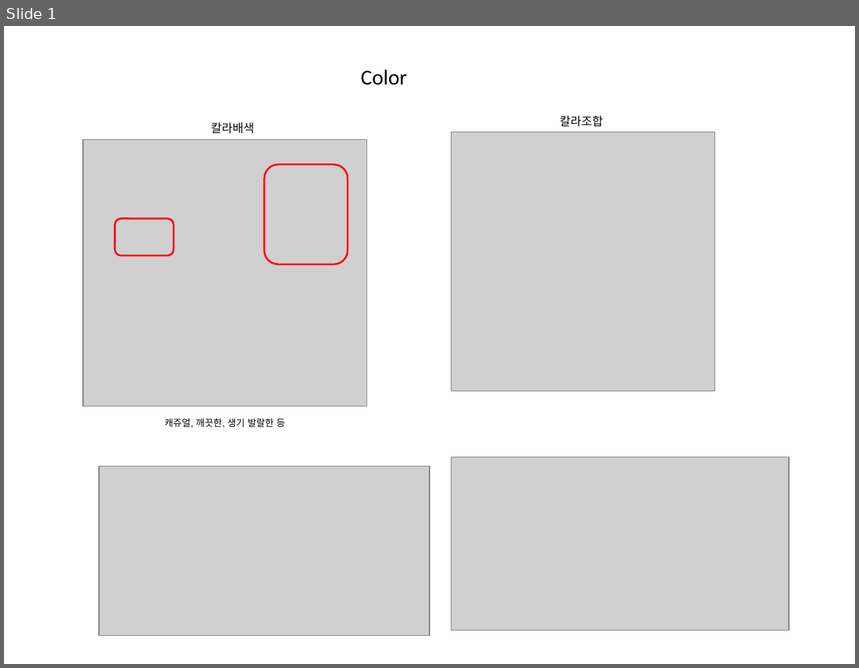
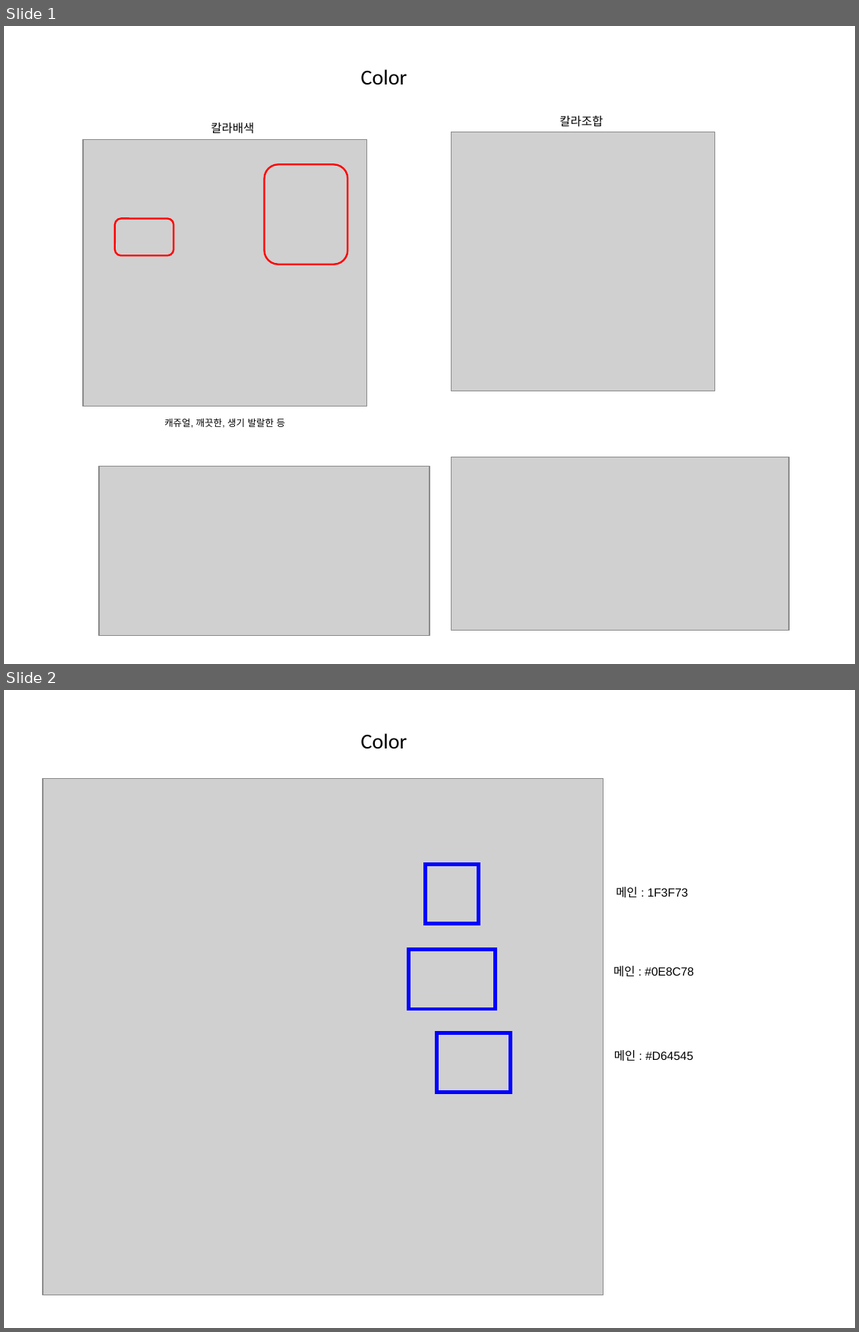
Before and after one commit to bes-erp/bes20261001, a slide deck: src/main/bes-doc/100.디자인 시안/[BES] 전자정부 & NexacroN24-900.디자인시안 & UI개선_20261103_v0.1.pptx. Shown one above the other, each under a label of ours: slide 1 before the commit, slides 1 and 2 after it. The pictures are 859x668 and 859x1332 pixels, drawn with LibreOffice and Linux fonts; fonts in the diff are those of the drawing; grey boxes stand for pictures. Boxes give left, top, right and bottom in pixels: in the first picture for what was removed or moved away, otherwise in the second. Text is boxed around its words. In the diff, an @@ line names an element or a change of style, - is before the commit and + after.

```diff
--- a/src/main/bes-doc/100.디자인 시안/[BES] 전자정부 & NexacroN24-900.디자인시안 & UI개선_20261103_v0.1.pptx
+++ b/src/main/bes-doc/100.디자인 시안/[BES] 전자정부 & NexacroN24-900.디자인시안 & UI개선_20261103_v0.1.pptx
@@ slide 2 added at box(4, 690, 855, 1328), background #FFFFFF @@
@@ text added at box(361, 733, 408, 749), 18 pt, text #000000 @@
+Color
@@ picture added at box(44, 778, 604, 1295) @@
@@ rectangle added at box(425, 865, 479, 924), outline #0000FF 3 pt @@
@@ text added at box(616, 887, 688, 898), 10 pt, text #000000 @@
+메인 : 1F3F73
@@ rectangle added at box(409, 950, 496, 1009), outline #0000FF 3 pt @@
@@ rectangle added at box(609, 964, 699, 979), fill #FFFFFF, 10 pt, text #000000 @@
+메인 : #0E8C78
@@ rectangle added at box(436, 1033, 510, 1093), outline #0000FF 3 pt @@
@@ text added at box(614, 1050, 693, 1062), 10 pt, text #000000 @@
+메인 : #D64545
```
Also in this commit, not shown: 1 slide changed, 1 other slide added, 1 other file.
